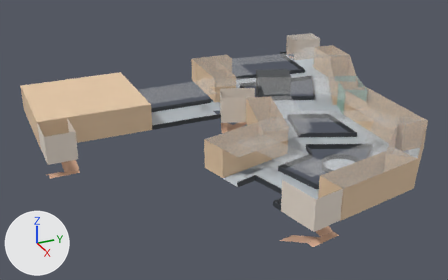
The glTF model floors/11F.glb, before and after one commit.
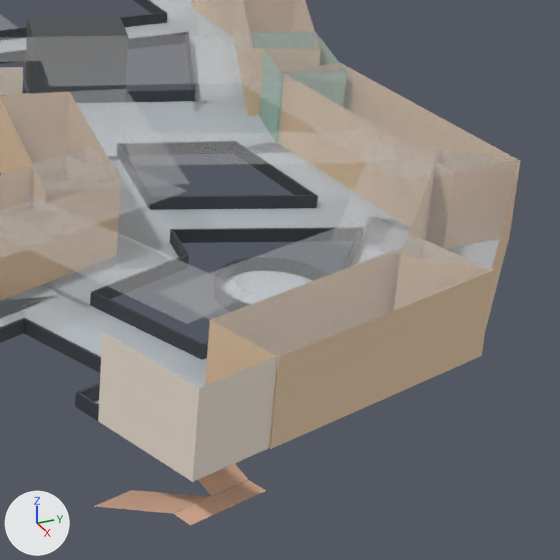
Old and new are each drawn whole from a camera (50 mm lens) standing at (43.0, -13.6, 30.3) and looking at (-14.6, 12.3, 1.5) and again close up on the part from 55% to 99% of the width and 23% to 93% of the height. The lights are fixed; the arrows at lower left show +X, +Y and +Z. The older version's two pictures come first. Where no turn or scale is listed for an object, it has been applied to the vertices. Vertices at exactly the same position are counted once.

Objects in the first close-up: '丁棟5F.001', '立方體.002', '立方體.004', '立方體.005', '立方體.007', '立方體.008', '立方體.010', '立方體.029', '立方體.030', '立方體.035', '立方體.037', '立方體.038', '立方體.043', '立方體.130', '立方體.202', '立方體.234' and 34 more.
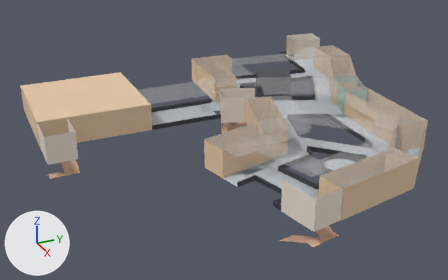
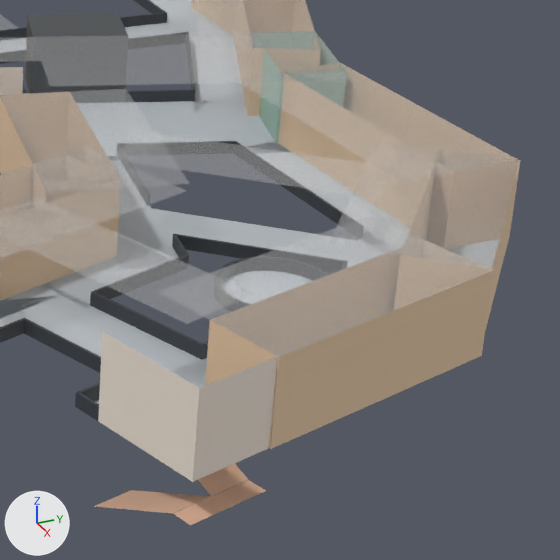
Where the newer file only moved an object's origin or applied its transform, the numbers keep the older frame.

Changed parts and their boxes (x1, y1, x2, y2) in the close-ups (560 x 560 px):
'立方體.043', moved, turned
    before: (122, 131, 398, 165)
    after: (113, 131, 394, 199)
'立方體.038', moved, turned
    before: (153, 208, 337, 237)
    after: (152, 209, 317, 259)
'立方體.037', reshaped
    before: (172, 228, 334, 243)
    after: (173, 234, 275, 259)
'立方體.035', deleted
    before: (151, 195, 318, 210)
'立方體.202', reshaped
    before: (250, 164, 316, 195)
    after: (234, 142, 343, 224)

Edits to the bpy script that builds the scene:
```text
Change me_立方體_202:
    used by ob_立方體_202; location = (-7.95, 24.24, 3.25)
    before: 0 (1.31, -0.09, -0.25), 1 (1.31, -0.09, 0.25) at pixel (313, 194), 4 (1.31, 0.01, -0.25), 5 (1.31, 0.01, 0.25) at pixel (315, 194)
    remove me_立方體_202.from_pydata(...)  # 8 vertices, 12 faces; spans x -4.32..1.31, y -0.09..0.19, z -0.25..0.25
    add me_立方體_202.from_pydata(...)  # 8 vertices, 12 faces; spans x -4.32..4.37, y -0.19..0.19, z -0.25..0.25
    me_立方體_202 part 1
    add for i in [0, 1, 4, 5]: me_立方體_202.vertices[i].co += Vector((3.05, -0.1, 0.0))
Change me_立方體_036:
    used by ob_立方體_037; location = (-4.4, 21.85, 3.25)
    remove me_立方體_036.from_pydata(...)  # 8 vertices, 12 faces; spans x -1.8..0.97, y -4.13..2.19, z -0.25..0.25
    add me_立方體_036.from_pydata(...)  # 8 vertices, 12 faces; spans x -1.42..3.0, y -4.27..0.05, z -0.25..0.25
    me_立方體_036 part 2
    me_立方體_036.vertices[0].co: (0.97, 2.15, -0.25) -> (3.0, -0.02, -0.25)
    me_立方體_036.vertices[1].co: (0.97, 2.15, 0.25) -> (3.0, -0.02, 0.25)
    me_立方體_036.vertices[2].co: (-1.7, -4.13, -0.25) -> (-1.35, -4.27, -0.25)  # pixel (170, 242) -> pixel (172, 247)
    me_立方體_036.vertices[3].co: (-1.7, -4.13, 0.25) -> (-1.35, -4.27, 0.25)  # pixel (171, 230) -> pixel (173, 234)
    me_立方體_036.vertices[4].co: (0.88, 2.19, -0.25) -> (2.93, 0.05, -0.25)
    me_立方體_036.vertices[5].co: (0.88, 2.19, 0.25) -> (2.93, 0.05, 0.25)
    me_立方體_036.vertices[6].co: (-1.8, -4.1, -0.25) -> (-1.42, -4.2, -0.25)  # pixel (170, 241) -> pixel (173, 246)
    me_立方體_036.vertices[7].co: (-1.8, -4.1, 0.25) -> (-1.42, -4.2, 0.25)  # pixel (171, 229) -> pixel (174, 233)
Change ob_立方體_043:
    ob_立方體_043.location: (-6.29, 21.23, 4.5) -> (-5.13, 20.3, 4.5)
    ob_立方體_043.rotation_euler: (1.571, 0.0, 2.744) -> (1.571, 0.0, 2.342)  # degrees (90, 0, 157) -> degrees (90, 0, 134)
Change ob_立方體_038:
    ob_立方體_038.location: (-6.29, 21.23, 4.49) -> (-5.13, 20.3, 4.49)
    ob_立方體_038.rotation_euler: (1.571, 0.0, 2.744) -> (1.571, 0.0, 2.342)  # degrees (90, 0, 157) -> degrees (90, 0, 134)
Remove ob_立方體_035:
    ob_立方體_035 = bpy.data.objects.new('立方體.035', me_立方體_035)
    ob_立方體_035.location = (-7.2, 22.67, 3.25)
```
